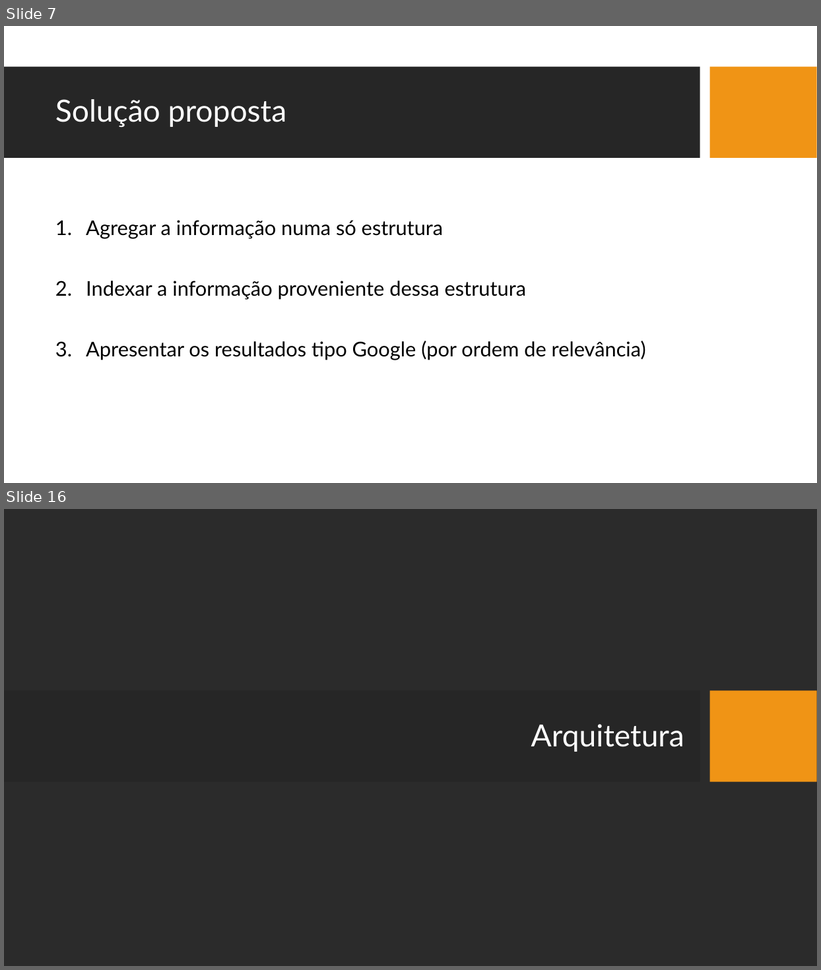
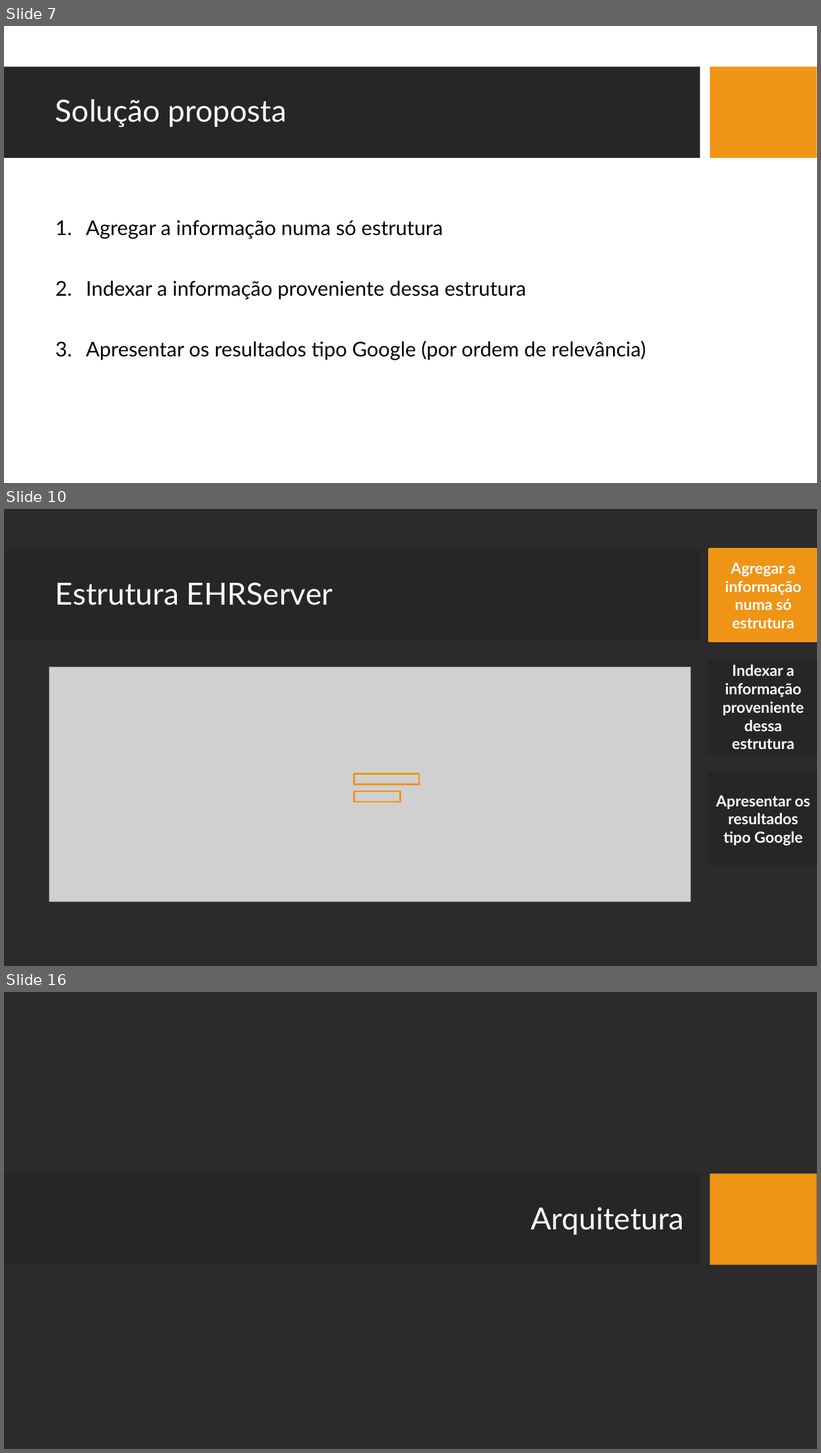
Before and after one commit to JDSBCC/Indexacao-de-Documentos-Clinicos, a slide deck: Dissertacao/4. Defesa da dissertação.pptx. Shown one above the other, each under a label of ours: slides 7 and 16 before the commit, slides 7, 10 and 16 after it; the slides between them are not shown. The pictures are 821x970 and 821x1453 pixels, drawn with LibreOffice and Linux fonts; fonts in the diff are those of the drawing; grey boxes stand for pictures; background and template pictures are left out; a plain dark background stands for a picture behind light text. Boxes give left, top, right and bottom in pixels: in the first picture for what was removed or moved away, otherwise in the second. Text is boxed around its words. In the diff, an @@ line names an element or a change of style, - is before the commit and + after.

```diff
--- a/Dissertacao/4. Defesa da dissertação.pptx
+++ b/Dissertacao/4. Defesa da dissertação.pptx
@@ slide 10 added at (4, 509, 817, 966), background picture (left out); not listed: 2 template elements that a slide beside it also shows @@
@@ rounded rectangle added at (710, 550, 817, 641), fill #F09415, outline #F09415 4 pt, 18 pt, text #FFFFFF, bold @@
+Agregar a informação numa só estrutura
@@ title added at (55, 582, 333, 605), 36 pt, text #FFFFFF @@
+Estrutura EHRServer
@@ rounded rectangle added at (710, 661, 817, 753), fill #262626, outline #262626 4 pt, 18 pt, text #FFFFFF, bold @@
+Indexar a informação proveniente dessa estrutura
@@ picture added at (49, 667, 690, 902) @@
@@ rectangle added at (354, 774, 418, 785), outline #F09415 2 pt @@
@@ rounded rectangle added at (710, 774, 817, 865), fill #262626, outline #262626 4 pt, 18 pt, text #FFFFFF, bold @@
+Apresentar os resultados tipo Google
@@ rectangle added at (354, 791, 401, 802), outline #F09415 2 pt @@
```
Also in this commit, not shown: 7 slides changed, 1 other slide added, 2 slides removed, 1 other file.
